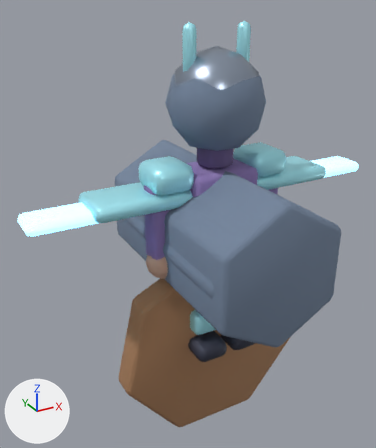
The Blender file assets-source/blender/characters/flyingMelee.blend: old version first, new version second.
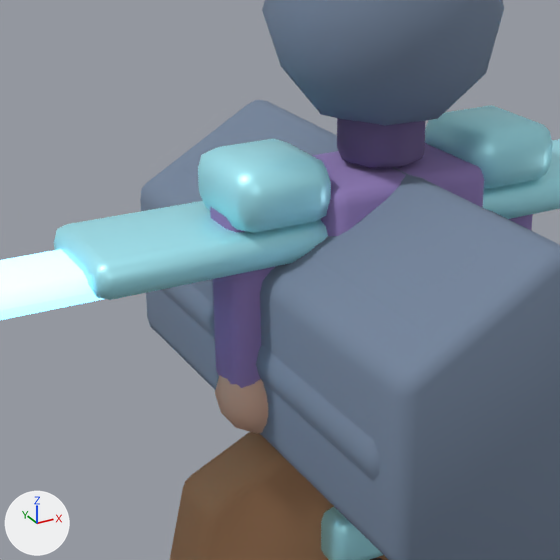
Each version appears first whole from a camera (50 mm lens) standing at (-1.65, -2.66, 2.26) and looking at (-0.12, 0.13, 0.87), and next in a close-up on the part from 15% to 77% of the width and 22% to 74% of the height. Every picture has the same lights, and +X, +Y and +Z are marked at lower left. The older version's two pictures come first.

Objects in the first close-up: 'LOD1_PROXY_body', 'LOD2_PROXY_body', 'LOD2_PROXY_head', 'arm.L', 'neckGuard', 'shoulder.L', 'shoulder.R', 'torso', 'weapon.club', 'wing.-1.inner', 'wing.-1.outer', 'wing.1.inner' and 3 more.
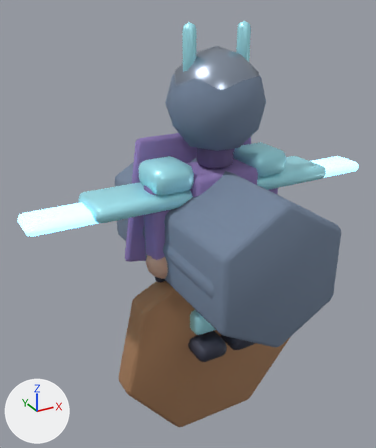
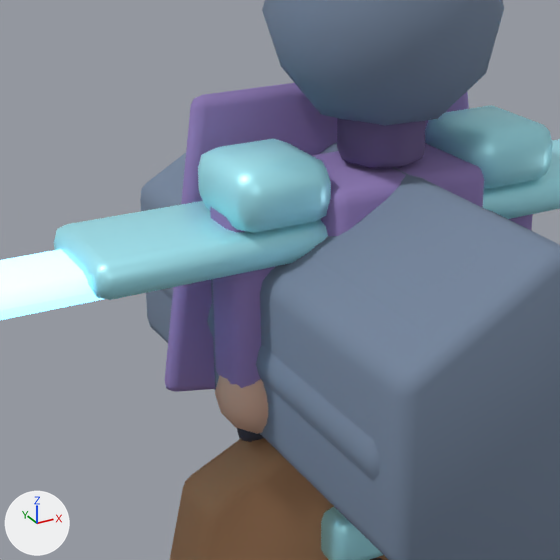
Changed parts and their boxes [x1, y1, x2, y2] in the close-ups (560 x 560 px):
'capePanel', added
    after: [165, 83, 469, 392]
'raggedHem', added (mostly hidden)
    after: [237, 428, 264, 442]

What changed in the scene script:
```text
Add me_raggedhemmesh_011:
    me_raggedhemmesh_011.from_pydata([(-0.38, 0.82, -0.035), (-0.12, 0.72, -0.035), (0.1, 0.82, -0.035), (0.35, 0.68, -0.035), (0.42, 0.56, -0.035), (-0.42, 0.56, -0.035), (-0.38, 0.82, 0.035), (-0.12, 0.72, 0.035), (0.1, 0.82, 0.035), (0.35, 0.68, 0.035), (0.42, 0.56, 0.035), (-0.42, 0.56, 0.035)], [], [(5, 4, 3, 2, 1, 0), (6, 7, 8, 9, 10, 11), (0, 1, 7, 6), (1, 2, 8, 7), (2, 3, 9, 8), (3, 4, 10, 9), (4, 5, 11, 10), (5, 0, 6, 11)])
    me_raggedhemmesh_011.polygons.foreach_set('use_smooth', [True] * 8)
    me_raggedhemmesh_011.materials.append(mat_mat_flyingmelee_dark)  # greyish blue #3c3f50
Add me_capepanelmesh_005:
    me_capepanelmesh_005.from_pydata([(-0.42, 1.46, -0.03), (0.42, 1.46, -0.03), (0.54, 0.64, -0.03), (0.14, 0.52, -0.03), (-0.54, 0.64, -0.03), (-0.42, 1.46, 0.03), (0.42, 1.46, 0.03), (0.54, 0.64, 0.03), (0.14, 0.52, 0.03), (-0.54, 0.64, 0.03)], [], [(4, 3, 2, 1, 0), (5, 6, 7, 8, 9), (0, 1, 6, 5), (1, 2, 7, 6), (2, 3, 8, 7), (3, 4, 9, 8), (4, 0, 5, 9)])
    me_capepanelmesh_005.polygons.foreach_set('use_smooth', [True] * 7)
    me_capepanelmesh_005.materials.append(mat_mat_flyingmelee_cloth)  # purple #907cb8
Add ob_raggedhem:
    ob_raggedhem = bpy.data.objects.new('raggedHem', me_raggedhemmesh_011)
    ob_raggedhem.location = (0.0, 0.02, 0.0)
    ob_raggedhem.rotation_euler = (1.571, 0.0, 0.0)  # degrees (90, 0, 0)
    _m = ob_raggedhem.modifiers.new('soft bevel', 'BEVEL')
    _m.width = 0.025
    _m.width_pct = 0.025
    _m.segments = 2
Add ob_capepanel:
    ob_capepanel = bpy.data.objects.new('capePanel', me_capepanelmesh_005)
    ob_capepanel.location = (0.0, 0.24, 0.0)
    ob_capepanel.rotation_euler = (1.571, 0.0, 0.0)  # degrees (90, 0, 0)
    _m = ob_capepanel.modifiers.new('soft bevel', 'BEVEL')
    _m.width = 0.03
    _m.width_pct = 0.03
    _m.segments = 2
```
